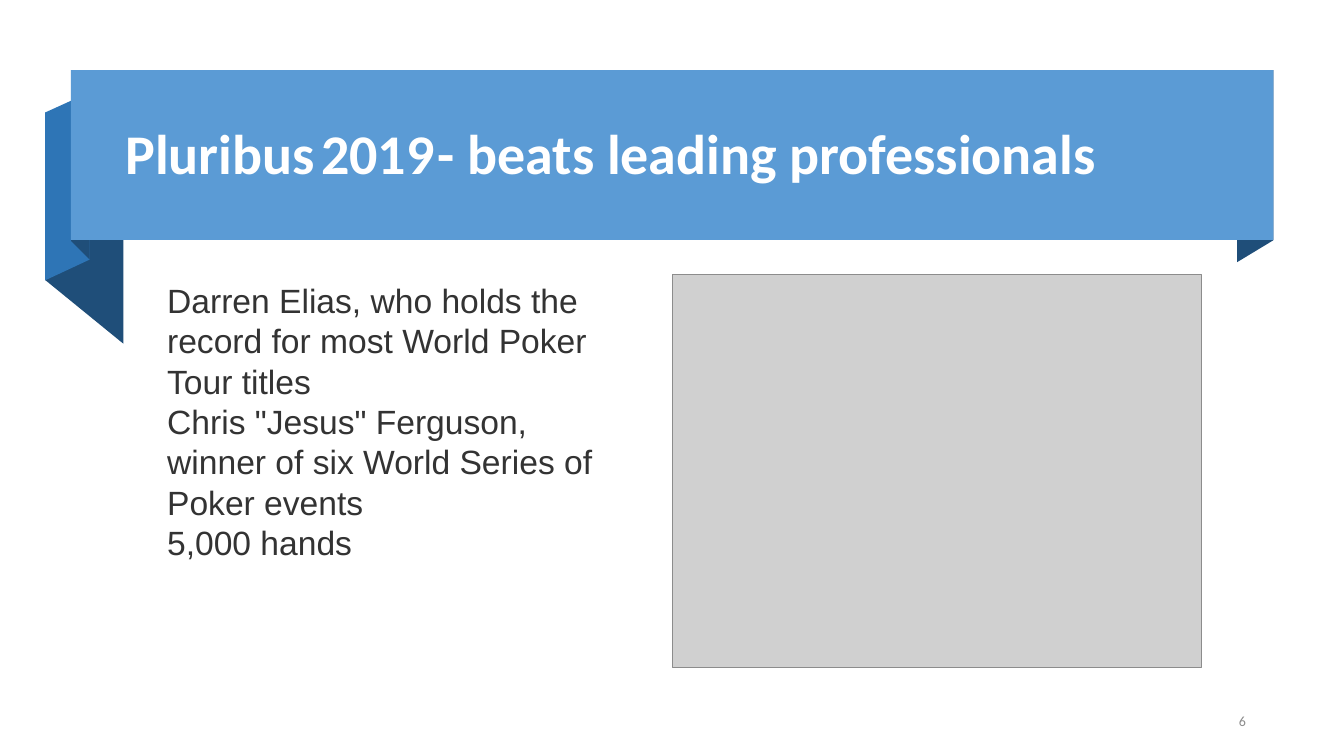
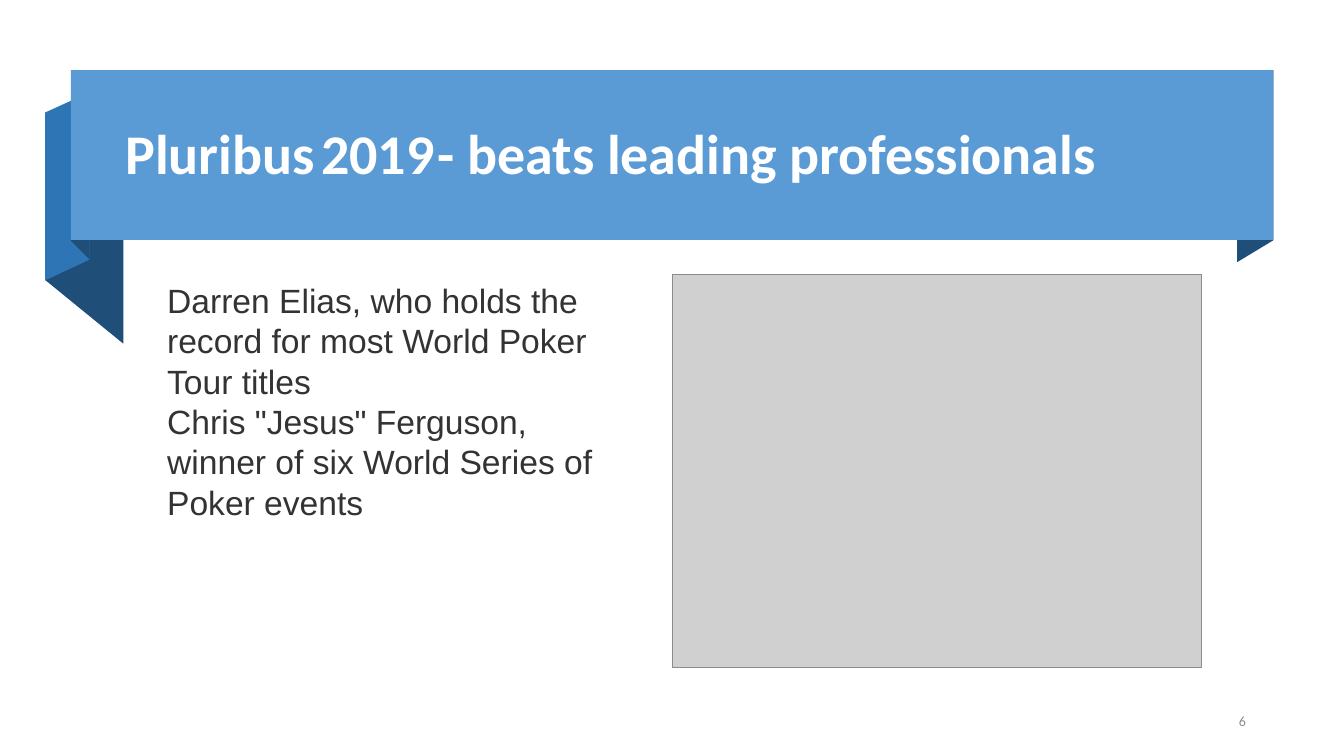
Before and after one commit to fanchuanster/uwinds, a slide deck: slide 6 of docs/8700AI/game in AI.pptx. Drawn at 1344x756 pixels with LibreOffice and Linux fonts; fonts in the diff are those of the drawing; grey boxes stand for pictures; background and template pictures are left out. Boxes give left, top, right and bottom in pixels: in the first picture for what was removed or moved away, otherwise in the second. Text is boxed around its words. In the diff, an @@ line names an element or a change of style, - is before the commit and + after.

```diff
--- a/docs/8700AI/game in AI.pptx
+++ b/docs/8700AI/game in AI.pptx
@@ text at [167,530,352,560]: paragraph removed @@
-5,000 hands
```
Also in this commit, not shown: 4 other slides changed, 12 slides added.
